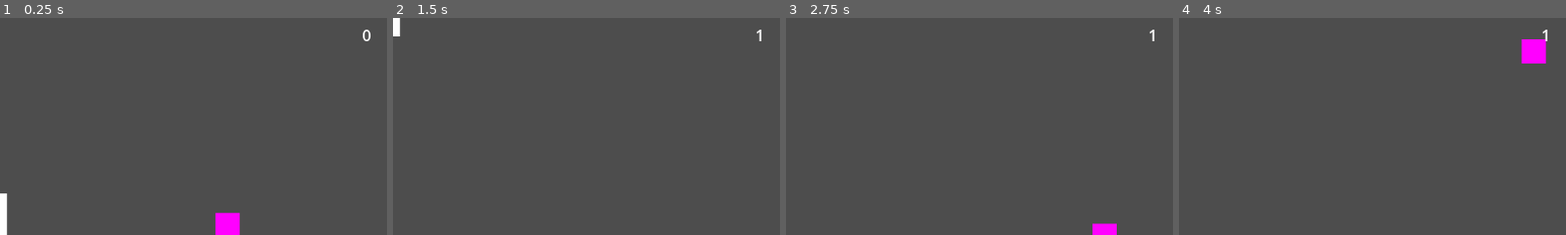
Above: before the commit, frames 1-4 (left to right).
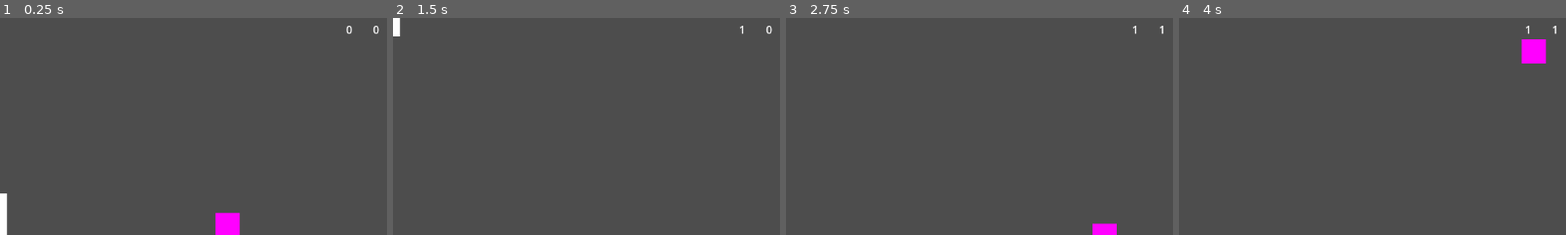
Above: after the commit, the same moments.

Repository: Tronikelis/godot-pong
Game: Godot game, scene res://game.tscn
Two runs of this game, one before a commit and one after it. Both use one fixed random seed, a clock stepped at 60 frames per second and the inputs below.
Inputs:
- Up to frame 1 (0.25 s): no input
- Up to frame 2 (1.5 s): hold W (move_up) 0.53-1.28 s; hold S (move_down) from 1.28 s (still down)
- Up to frame 3 (2.75 s): release S (move_down) at 2.03 s; hold W (move_up) from 2.03 s (still down)
- Up to frame 4 (4 s): release W (move_up) at 3.53 s; hold S (move_down) from 3.53 s (still down)
The pictures show only the part of the screen within x 3-53%, y 2-52%; the shares and areas given below are measured in that part.

The runs differ from the first frame. In frame 1, 0.1% of the frame differs, in the area x 89-98%, y 3-11%; in frame 2, 0.1%; in frame 3, less than 0.1%; in frame 4, less than 0.1%.

Commit message:
enemy score

Diff:
--- a/game.tscn
+++ b/game.tscn
@@ -1,16 +1,10 @@
-[gd_scene load_steps=8 format=3 uid="uid://b4wtsmpr6j2i3"]
+[gd_scene load_steps=6 format=3 uid="uid://b4wtsmpr6j2i3"]
 
 [ext_resource type="PackedScene" uid="uid://bwpm5tgb08kx" path="res://pong-stick/player.tscn" id="2_35aqr"]
 [ext_resource type="PackedScene" uid="uid://bkyrhrhi1jx85" path="res://pong_ball.tscn" id="2_x2he5"]
 [ext_resource type="PackedScene" uid="uid://bohlwmoqe1smo" path="res://pong-wall/pong_wall.tscn" id="3_d0kfh"]
 [ext_resource type="PackedScene" uid="uid://b8q1fgk0b64tm" path="res://pong-stick/enemy.tscn" id="3_o04qd"]
-[ext_resource type="Script" path="res://score.gd" id="4_fivrj"]
-
-[sub_resource type="SystemFont" id="SystemFont_rx7yp"]
-
-[sub_resource type="LabelSettings" id="LabelSettings_tkle5"]
-font = SubResource("SystemFont_rx7yp")
-font_size = 23
+[ext_resource type="PackedScene" uid="uid://derbbxrxdl05g" path="res://score.tscn" id="4_hj3fx"]
 
 [node name="Game" type="Node2D"]
 
@@ -57,15 +51,15 @@
 scale = Vector2(0.620255, 4.70684)
 type = 3
 
-[node name="Node" type="Node" parent="."]
+[node name="Scores" type="Node" parent="."]
 
-[node name="Score" type="Label" parent="Node"]
-offset_top = -300.0
-offset_right = 62.0
-offset_bottom = -268.0
-text = "0"
-label_settings = SubResource("LabelSettings_tkle5")
-script = ExtResource("4_fivrj")
+[node name="Player" parent="Scores" instance=ExtResource("4_hj3fx")]
+position = Vector2(-24, -304)
+increment_on = 2
+
+[node name="Enemy" parent="Scores" instance=ExtResource("4_hj3fx")]
+position = Vector2(16, -304)
+increment_on = 3
 
 [node name="Camera2D" type="Camera2D" parent="."]
 
--- a/score.gd
+++ b/score.gd
@@ -1,20 +1,20 @@
-extends Label
+class_name Score
+extends Node2D
+
+@onready var label: Label = $Label
+@export var increment_on: PongWall.Type
 
 
 func _ready() -> void:
-	self.text = "0"
+	label.text = "0"
 	SignalBus.pong_ball_collided.connect(self.on_ball_collided)
 
 
 func on_ball_collided(_ball: Area2D, area: PongWall) -> void:
-	if area.type == area.Type.PLAYER:
+	if area.type == increment_on:
 		self.incrementScore()
 
 
-func setText(new: String) -> void:
-	self.text = new
-
-
 func incrementScore() -> void:
-	var current := int(self.text)
-	self.setText(str(current + 1))
+	var current := int(label.text)
+	label.text = str(current + 1)
--- /dev/null
+++ b/score.tscn
@@ -0,0 +1,11 @@
+[gd_scene load_steps=2 format=3 uid="uid://derbbxrxdl05g"]
+
+[ext_resource type="Script" path="res://score.gd" id="1_gnypp"]
+
+[node name="Score" type="Node2D"]
+script = ExtResource("1_gnypp")
+
+[node name="Label" type="Label" parent="."]
+offset_right = 40.0
+offset_bottom = 23.0
+text = "0"
